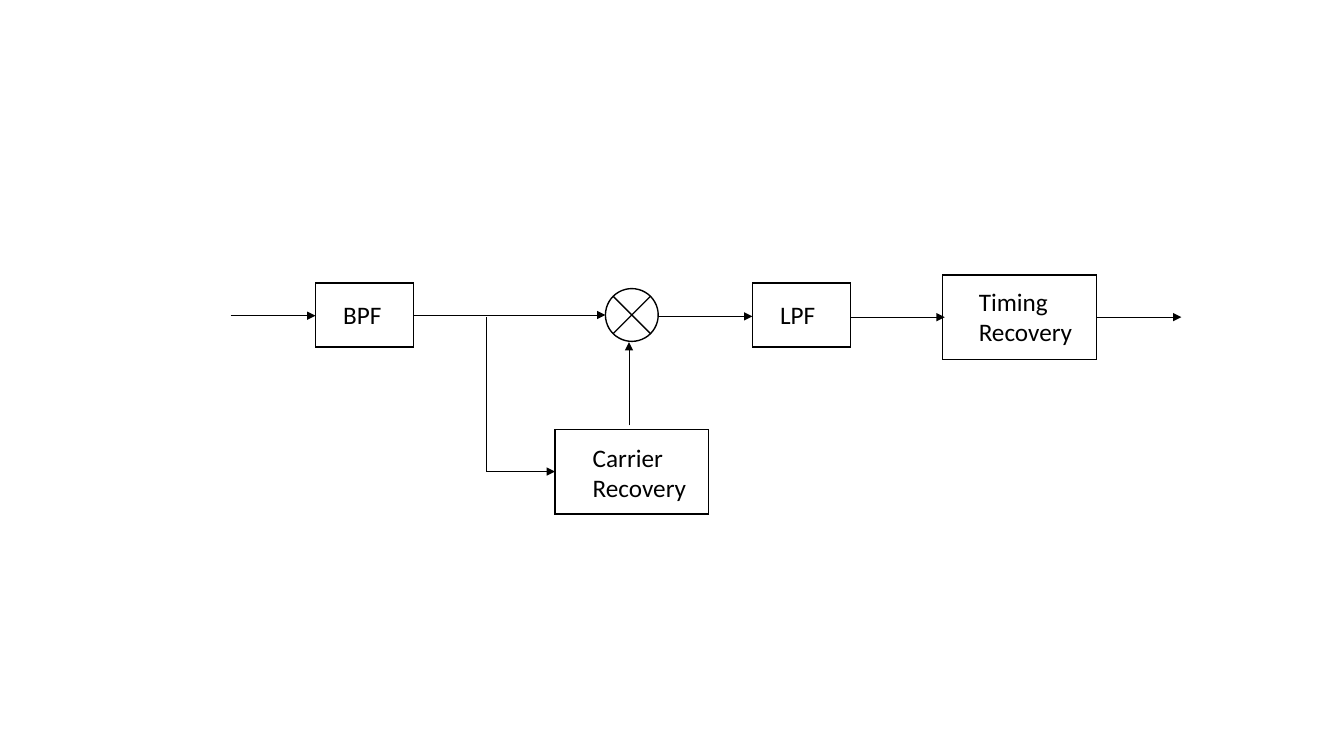
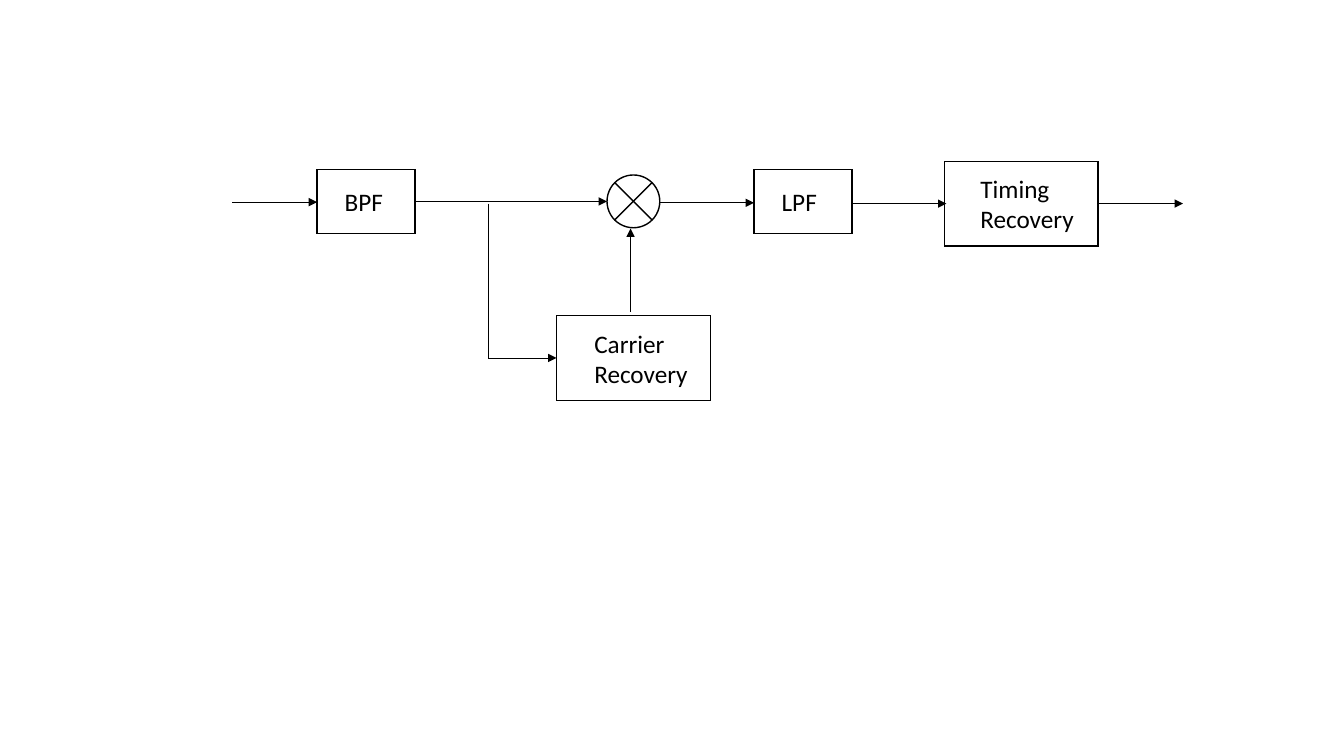
Before and after one commit to RadioInnovators/SD, a slide deck: slide 2 of Documents/Design Document/Design Document Figures.pptm. Drawn at 1344x756 pixels with LibreOffice and Linux fonts; fonts in the diff are those of the drawing. Boxes give left, top, right and bottom in pixels: in the first picture for what was removed or moved away, otherwise in the second. Text is boxed around its words. In the diff, an @@ line names an element or a change of style, - is before the commit and + after.

```diff
--- a/Documents/Design Document/Design Document Figures.pptm
+++ b/Documents/Design Document/Design Document Figures.pptm
@@ 6 arrows, 4 texts, 4 rectangles, 1 flow chart summing junction, 1 elbow arrow moved together from (x1=231, y1=275, x2=1182, y2=514) to (x1=232, y1=161, x2=1184, y2=400) @@
```
Also in this commit, not shown: 3 other slides changed.
